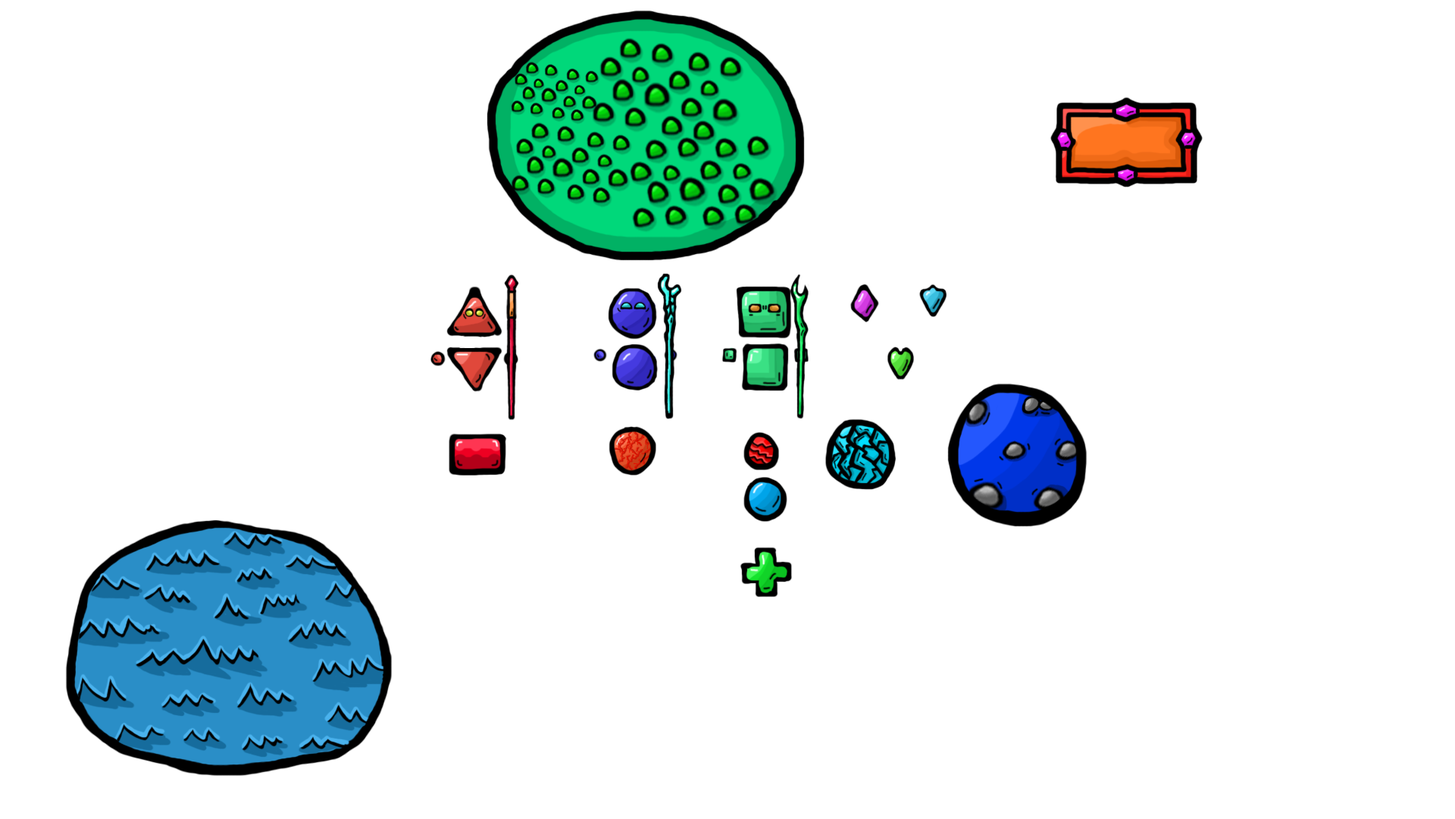
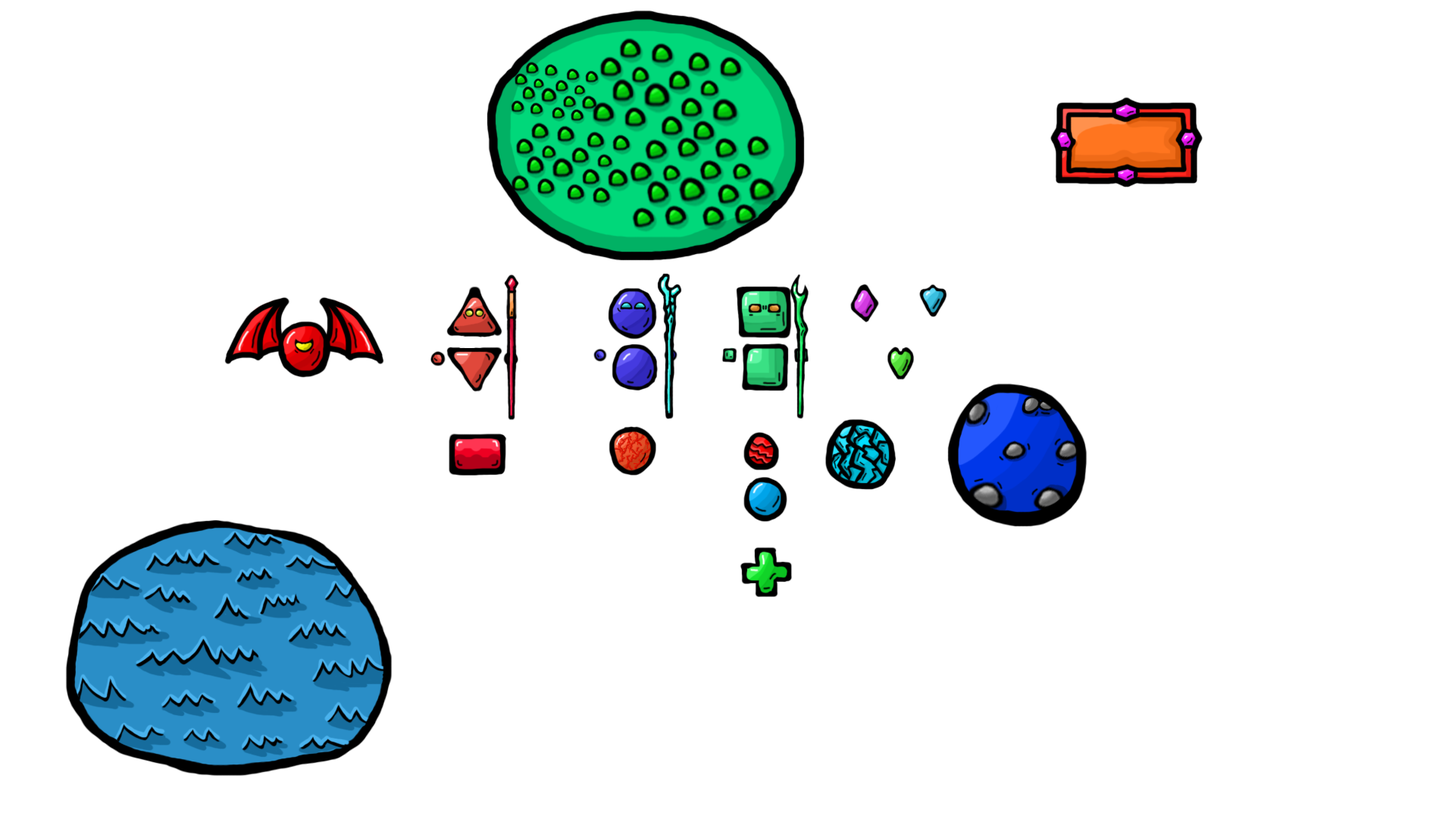
Comparing the layer stacks of the two 1455px x 819px images. Changes:
added group "DesertMonster" (1st of 2) with 4 layers above "FireMageSelectButton" over [224, 296, 385, 378]
added layer "Eye1" (1st of 4, in "DesertMonster") in group "DesertMonster" over [293, 337, 316, 355]
added layer "DesertMonster" (2nd of 2, in "DesertMonster") in group "DesertMonster" over [277, 320, 332, 378]
added layer "Wing copy" in group "DesertMonster" over [318, 296, 385, 365]
added layer "Wing" in group "DesertMonster" over [224, 296, 291, 365]
